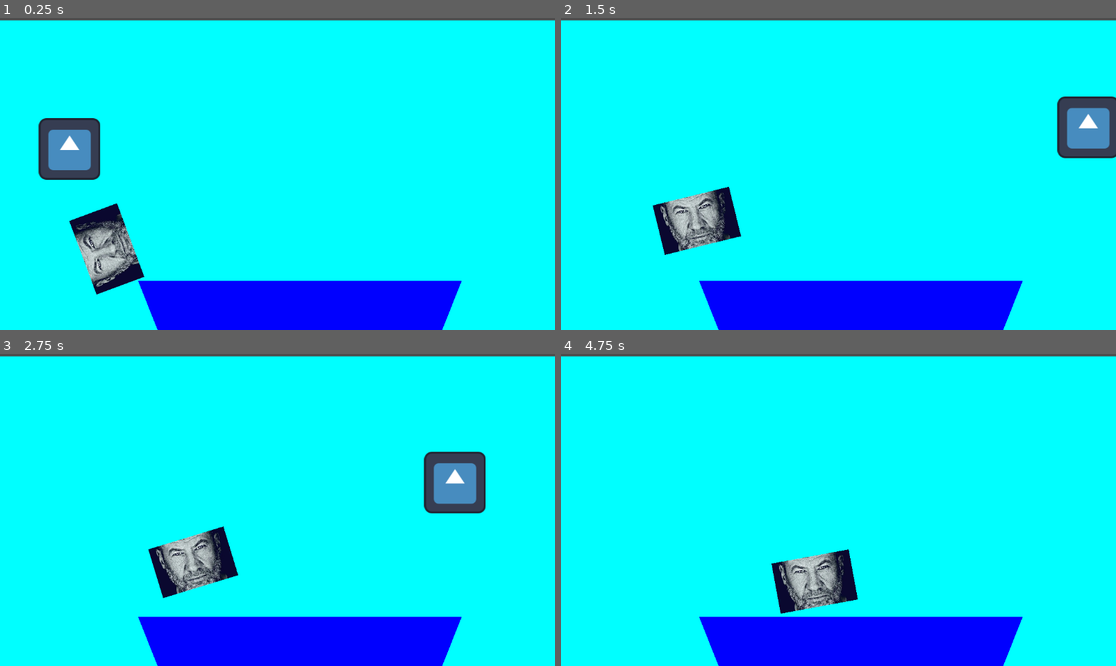
Above: before the commit, frames 1-4 (two rows, left to right).
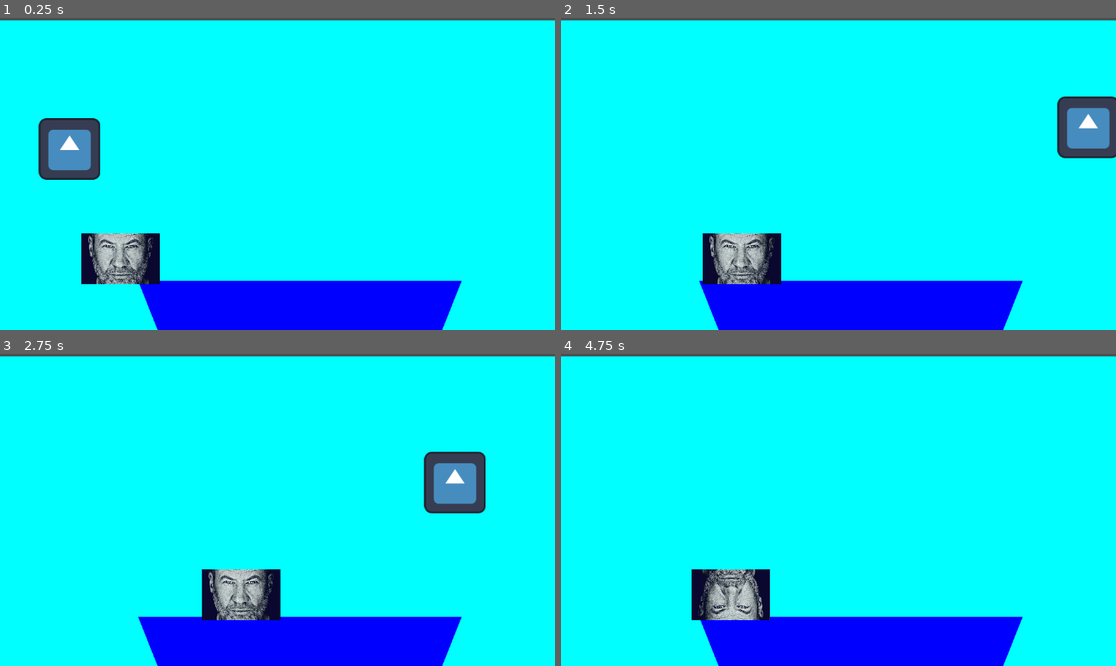
Above: after the commit, the same moments.

Repository: ZozoAFK/Pfish
Game: Godot game, scene res://Proto/Scene/World.tscn
Same seed, same stepped clock (60 frames per second), same inputs: the game is played once before the commit and once after it. The engine's default icon, where the game draws it, is replaced by a stand-in: a white triangle on a blue panel in a dark square.
Inputs:
- Up to frame 1 (0.25 s): no input
- Up to frame 2 (1.5 s): tap Enter (ui_accept) at 0.5, 0.77 s; hold D (RIGHT) from 0.53 s (still down); tap Space (SPACE) at 0.6, 1.35 s
- Up to frame 3 (2.75 s): tap Enter (ui_accept) at 1.52 s; release D (RIGHT) at 2.03 s; hold A (LEFT) from 2.03 s (still down); tap Space (SPACE) at 2.1 s
- Up to frame 4 (4.75 s): release A (LEFT) at 2.78 s; hold D (RIGHT) 2.78-4.28 s; tap Space (SPACE) at 2.85, 3.6, 4.35 s; tap Enter (ui_accept) at 3.02, 3.77, 4.52 s; hold A (LEFT) from 4.28 s (still down)

The runs differ from the first frame. In frame 1, 2.9% of the frame differs, in the area x 12-29%, y 59-89%; in frame 2, 4.5%; in frame 3, 4.4%; in frame 4, 4.7%, in the area x 23-54%, y 62-86%.

Commit message:
fini rond + poursuite

Diff:
--- a/Proto/Script/poisson.gd
+++ b/Proto/Script/poisson.gd
@@ -20,10 +20,9 @@
 	match etat_actuel:
 		State.RONDE:
 			_faire_ronde(delta)
-			_verifier_detection(player)
 		State.POURSUITE:
 			_poursuivre(delta)
-			_verifier_perte(player)
+
 
 	print(etat_actuel)
 
@@ -31,6 +30,7 @@
 	print("rond")
 	# Mouvement vers la droite
 	if switch_ronde :
+		look_at(point_right)
 		var direction = (point_right - position).normalized()
 		position += direction * vitesse * delta
 		#condition de rotation
@@ -38,6 +38,7 @@
 			switch_ronde=false
 	# Mouvement vers la gauche
 	if not(switch_ronde) :
+		look_at(point_left)
 		var direction = (point_left - position).normalized()
 		position += direction * vitesse * delta
 		#condition de rotation
@@ -49,27 +50,18 @@
 	var direction = (joueur.position - position).normalized()
 	position += direction * vitesse * delta
 
-func _verifier_detection(body):
-	if player == body :
-		etat_actuel = State.POURSUITE
-	#if position.distance_to(joueur.position) < distance_detection:
-		#etat_actuel = State.POURSUITE
-
-
-func _verifier_perte(body):
-	if player == null :
-		etat_actuel = State.RONDE
-	#if position.distance_to(joueur.position) > distance_detection * 2:
-		#etat_actuel = State.RONDE
 
 func _on_area_2d_body_entered(body: Node2D) -> void:
 	if body is Player :
 		if player == null :
+			etat_actuel = State.POURSUITE
 			player = body
 			print("found")
 
 func _on_area_2d_body_exited(body: Node2D) -> void:
 	if body is Player :
 		if player == body :
+			etat_actuel = State.RONDE
 			player = null
+
 			print("lose")
